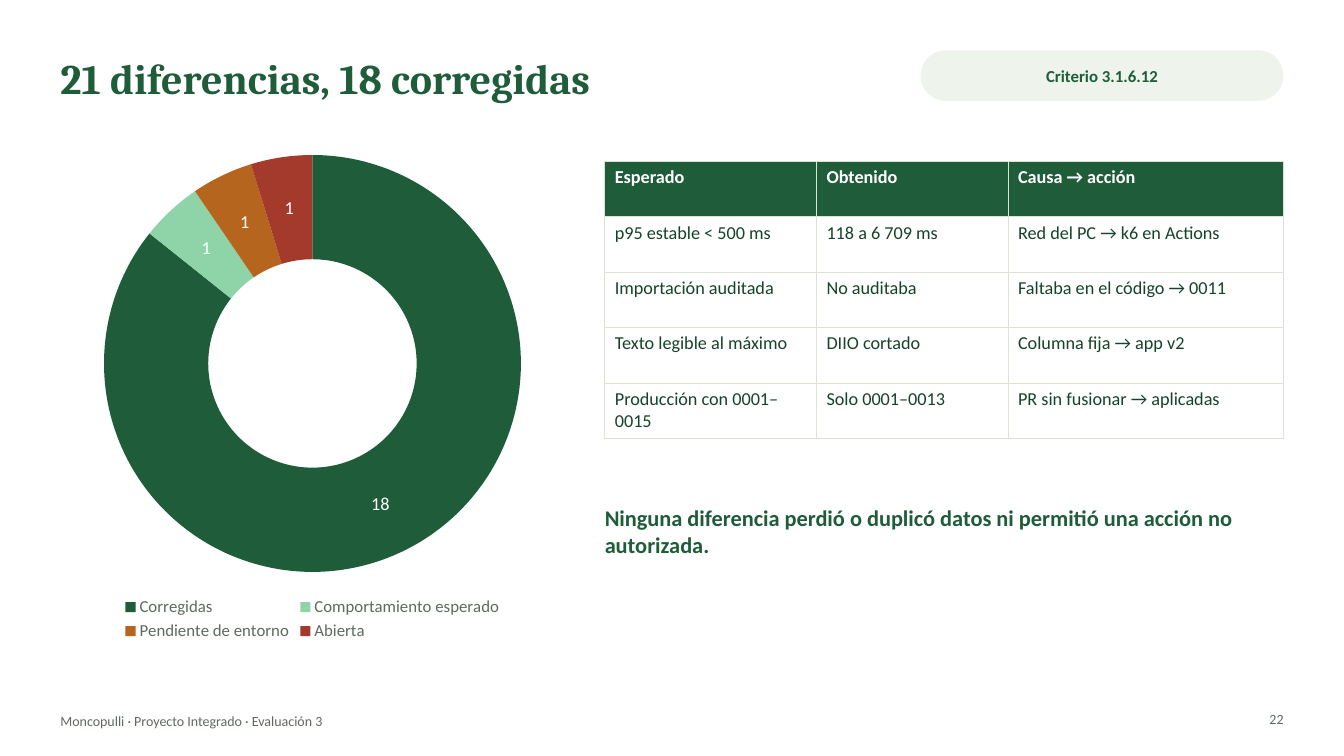
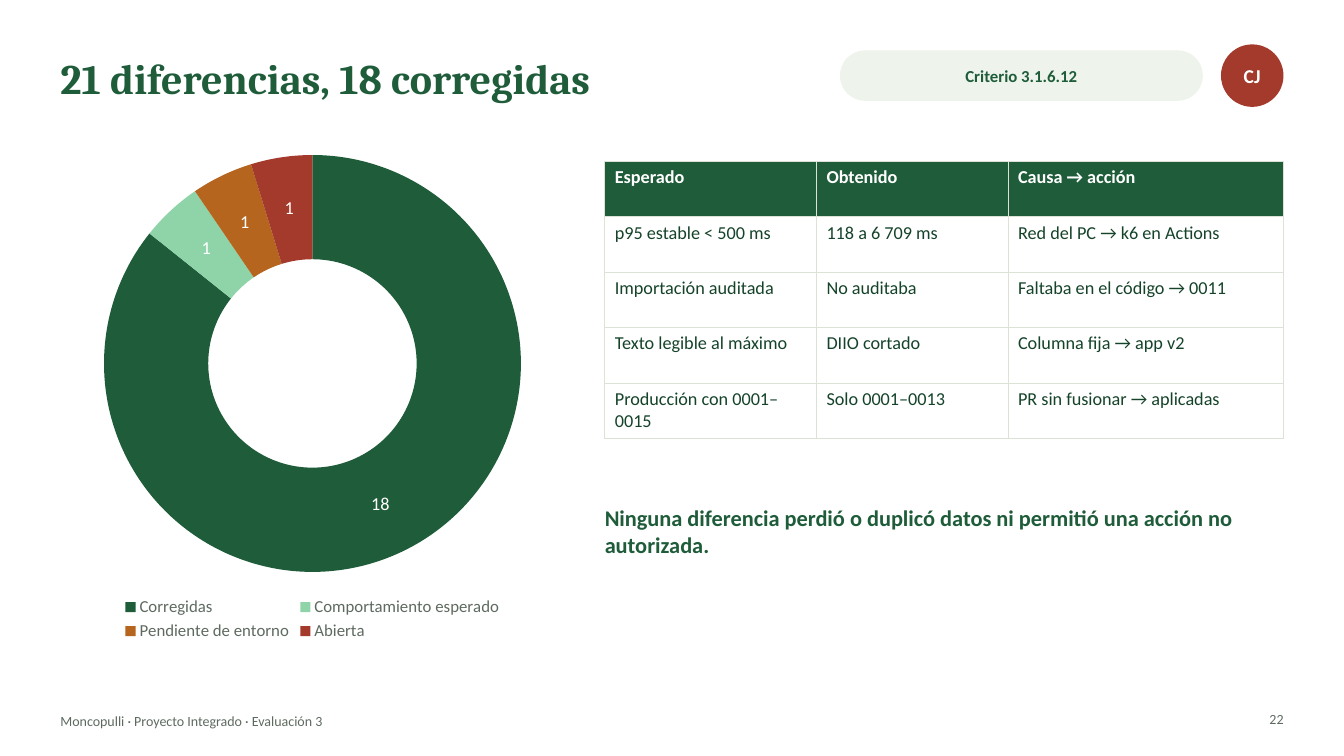
Before and after one commit to catitaconflow/moncopullis, a slide deck: slide 22 of docs/presentacion/Moncopulli_Defensa.pptx. Drawn at 1344x756 pixels with LibreOffice and Linux fonts; fonts in the diff are those of the drawing. Boxes give left, top, right and bottom in pixels: in the first picture for what was removed or moved away, otherwise in the second. Text is boxed around its words. In the diff, an @@ line names an element or a change of style, - is before the commit and + after.

```diff
--- a/docs/presentacion/Moncopulli_Defensa.pptx
+++ b/docs/presentacion/Moncopulli_Defensa.pptx
@@ text "Criterio 3.1.6.12": place and size @@
-text "Criterio 3.1.6.12" at bbox=[1046, 70, 1158, 82]
+text "Criterio 3.1.6.12" at bbox=[965, 70, 1077, 82]
@@ rounded rectangle: place and size @@
-rounded rectangle at bbox=[921, 50, 1284, 101]
+rounded rectangle at bbox=[840, 50, 1203, 101]
@@ ellipse added at bbox=[1221, 44, 1284, 107], fill #A33A2C @@
@@ text added at bbox=[1244, 70, 1261, 83], 14 pt, text #FFFFFF, bold @@
+CJ
```
Also in this commit, not shown: 23 other slides changed, 2 other files.
